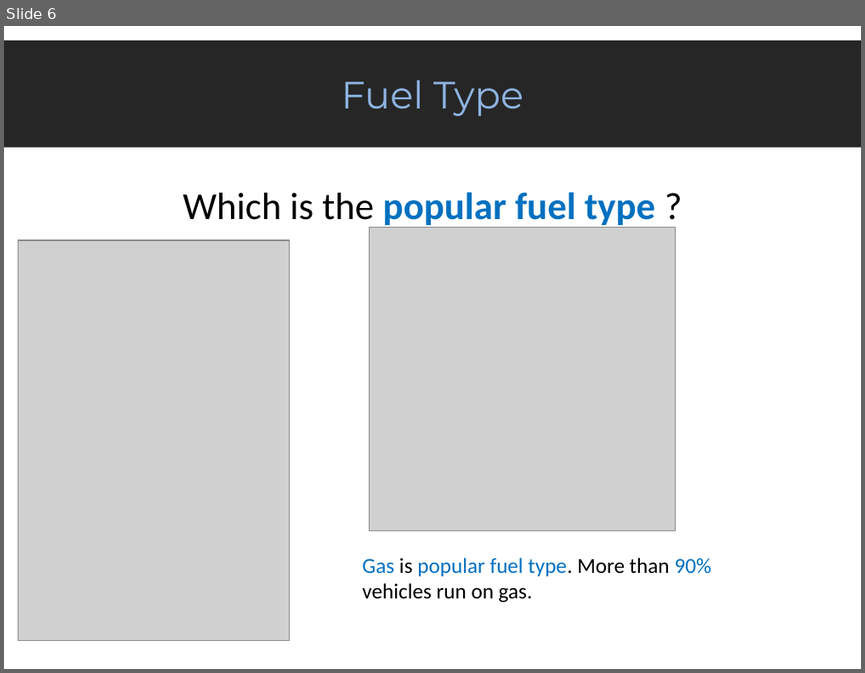
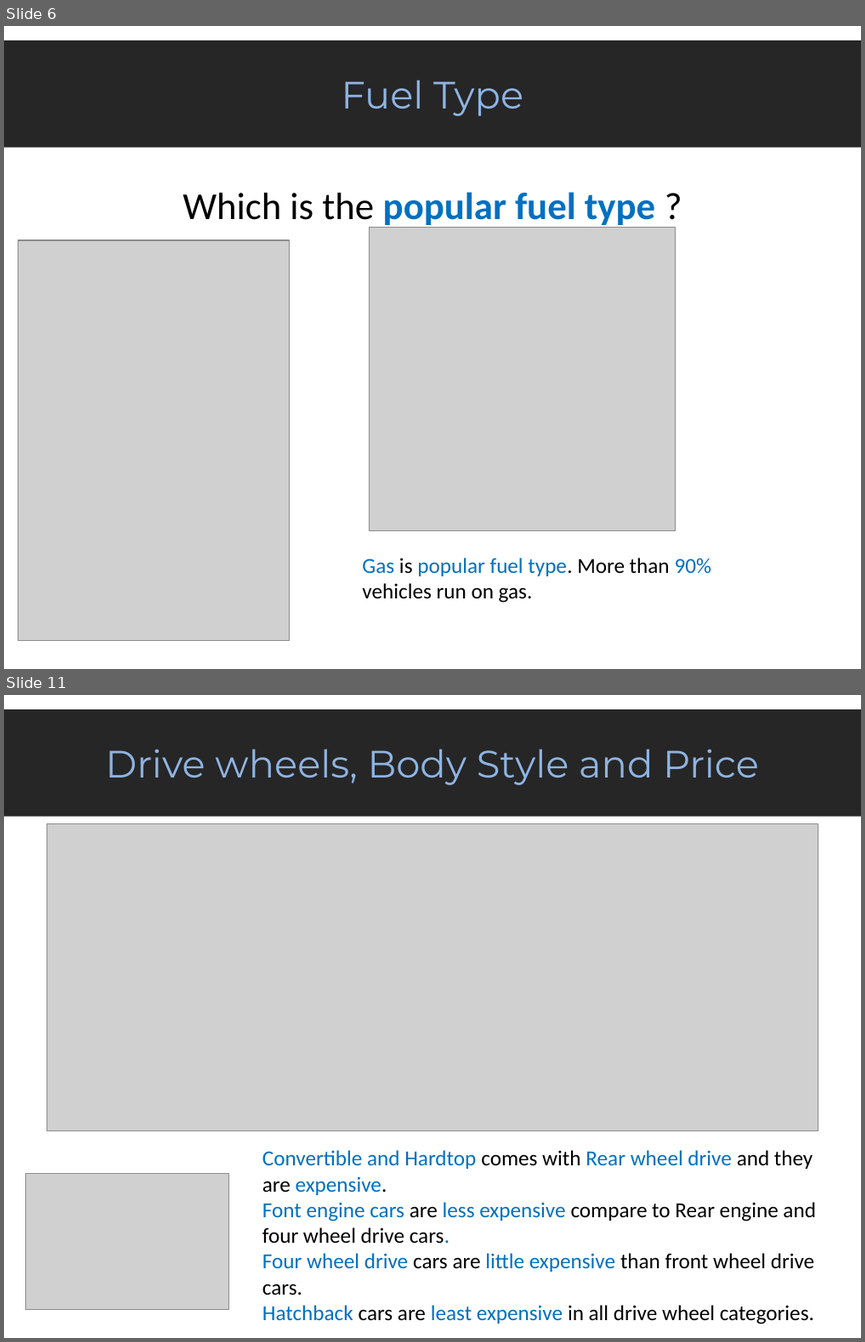
Before and after one commit to praneetrane/EDA_Automobile-data, a slide deck: EDA_Automobile_Data.pptx. Shown one above the other, each under a label of ours: slide 6 before the commit, slides 6 and 11 after it; the slides between them are not shown. The pictures are 865x673 and 865x1342 pixels, drawn with LibreOffice and Linux fonts; fonts in the diff are those of the drawing; grey boxes stand for pictures. Boxes give left, top, right and bottom in pixels: in the first picture for what was removed or moved away, otherwise in the second. Text is boxed around its words. In the diff, an @@ line names an element or a change of style, - is before the commit and + after.

```diff
--- a/EDA_Automobile_Data.pptx
+++ b/EDA_Automobile_Data.pptx
@@ slide 11 added at (x1=4, y1=695, x2=861, y2=1338), background #FFFFFF @@
@@ rectangle added at (x1=4, y1=709, x2=861, y2=817), fill #262626, 32 pt, text #8EB4E3 @@
+Drive wheels, Body Style and Price
@@ picture added at (x1=46, y1=823, x2=818, y2=1130) @@
@@ text added at (x1=262, y1=1150, x2=816, y2=1324), 18 pt, text #000000 @@
+Convertible and Hardtop comes with Rear wheel drive and they are expensive.
+Font engine cars are less expensive compare to Rear engine and four wheel drive cars.
+Four wheel drive cars are little expensive than front wheel drive cars.
+Hatchback cars are least expensive in all drive wheel categories.
@@ picture added at (x1=25, y1=1173, x2=228, y2=1309) @@
```
Also in this commit, not shown: 1 slide changed, 9 other slides added.
